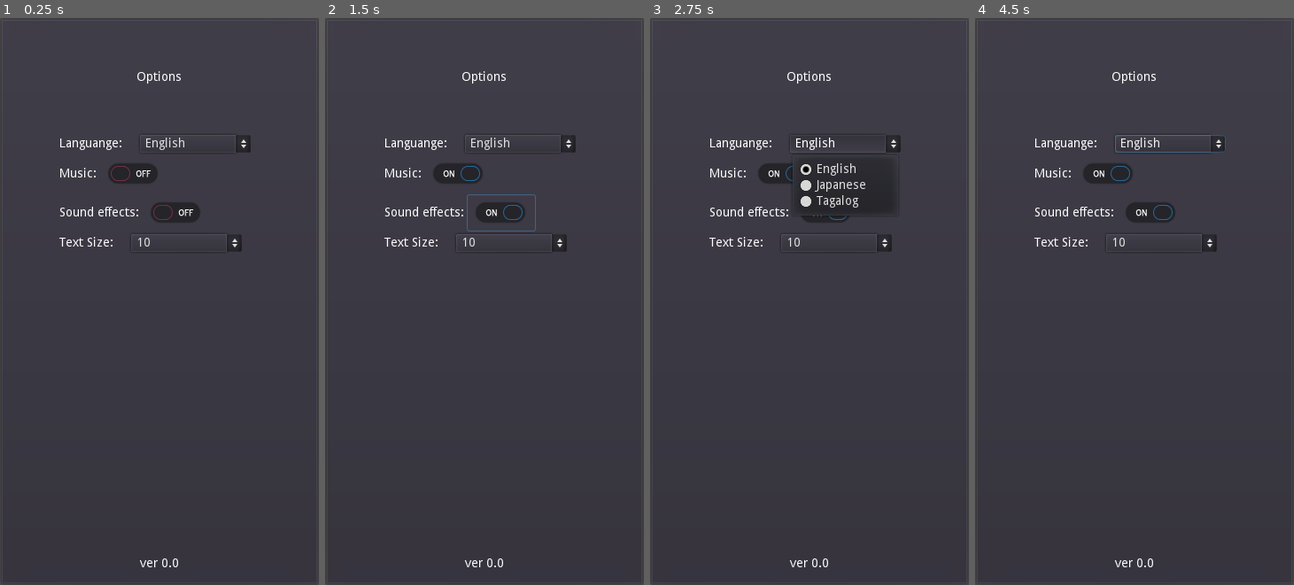
Above: before the commit, frames 1-4 (left to right).
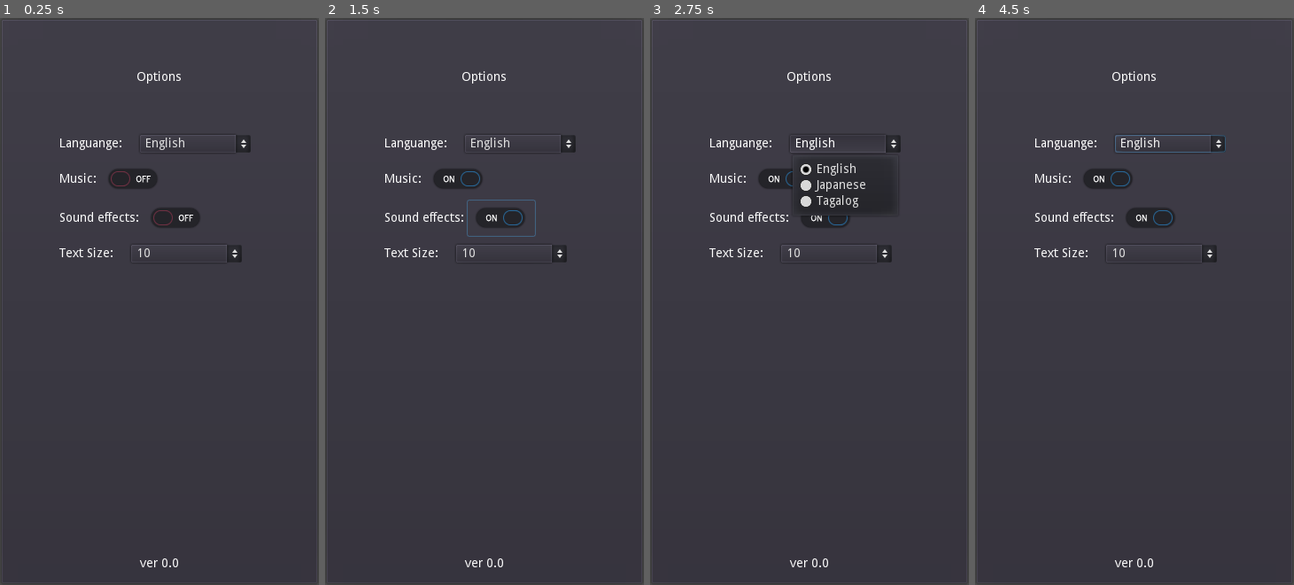
Above: after the commit, the same moments.

Repository: philipuriarte/A-Churchyard-of-Orphans
Game: Godot game, scene res://scenes/options_screen.tscn
Two runs of this game, one before a commit and one after it. Both use one fixed random seed, a clock stepped at 60 frames per second and the inputs below. This scene is started directly instead of the project's main scene.
Inputs (mouse positions are in pixels of both pictures, inside the frame that each line leads up to; where the layout moved, square brackets give the same spot in the first picture):
- Up to frame 1 (0.25 s): no input
- Up to frame 2 (1.5 s): click (458, 176) at 0.5 s; click (500, 216) [500, 210] at 1.25 s
- Up to frame 3 (2.75 s): click "English" at 2 s
- Up to frame 4 (4.5 s): click "10" at 2.75 s; click "English" at 3.5 s; click "10" at 4.25 s

The runs differ from the first frame. In frame 1, 1.3% of the frame differs, in the area x 18-76%, y 25-44%; in frame 2, 1.5%; in frame 3, 1.1%; in frame 4, 1.4%.

Commit message:
Add MusicContainer to contain Music and Sounds nodes

Diff:
--- a/scenes/options_screen.tscn
+++ b/scenes/options_screen.tscn
@@ -41,6 +41,7 @@
 margin_right = 326.0
 margin_bottom = 462.0
 size_flags_vertical = 3
+custom_constants/separation = 10
 
 [node name="Languange" type="HBoxContainer" parent="MarginContainer/MainCointainer/OptionsMargin/OptionsContainer"]
 margin_right = 276.0
@@ -62,42 +63,46 @@
 items = [ "English", null, false, 0, null, "Japanese", null, false, 1, null, "Tagalog", null, false, 2, null ]
 selected = 0
 
-[node name="Music" type="HBoxContainer" parent="MarginContainer/MainCointainer/OptionsMargin/OptionsContainer"]
-margin_top = 24.0
+[node name="Music&Sounds" type="VBoxContainer" parent="MarginContainer/MainCointainer/OptionsMargin/OptionsContainer"]
+margin_top = 30.0
 margin_right = 276.0
-margin_bottom = 64.0
+margin_bottom = 114.0
 
-[node name="MusicLabel" type="Label" parent="MarginContainer/MainCointainer/OptionsMargin/OptionsContainer/Music"]
+[node name="Music" type="HBoxContainer" parent="MarginContainer/MainCointainer/OptionsMargin/OptionsContainer/Music&Sounds"]
+margin_right = 276.0
+margin_bottom = 40.0
+
+[node name="MusicLabel" type="Label" parent="MarginContainer/MainCointainer/OptionsMargin/OptionsContainer/Music&Sounds/Music"]
 margin_top = 13.0
 margin_right = 42.0
 margin_bottom = 27.0
 text = "Music:"
 
-[node name="MusicButton" type="CheckButton" parent="MarginContainer/MainCointainer/OptionsMargin/OptionsContainer/Music"]
+[node name="MusicButton" type="CheckButton" parent="MarginContainer/MainCointainer/OptionsMargin/OptionsContainer/Music&Sounds/Music"]
 margin_left = 46.0
 margin_right = 122.0
 margin_bottom = 40.0
 
-[node name="Sounds" type="HBoxContainer" parent="MarginContainer/MainCointainer/OptionsMargin/OptionsContainer"]
-margin_top = 68.0
+[node name="Sounds" type="HBoxContainer" parent="MarginContainer/MainCointainer/OptionsMargin/OptionsContainer/Music&Sounds"]
+margin_top = 44.0
 margin_right = 276.0
-margin_bottom = 108.0
+margin_bottom = 84.0
 
-[node name="SoundsLabel" type="Label" parent="MarginContainer/MainCointainer/OptionsMargin/OptionsContainer/Sounds"]
+[node name="SoundsLabel" type="Label" parent="MarginContainer/MainCointainer/OptionsMargin/OptionsContainer/Music&Sounds/Sounds"]
 margin_top = 13.0
 margin_right = 90.0
 margin_bottom = 27.0
 text = "Sound effects:"
 
-[node name="SoundsButton" type="CheckButton" parent="MarginContainer/MainCointainer/OptionsMargin/OptionsContainer/Sounds"]
+[node name="SoundsButton" type="CheckButton" parent="MarginContainer/MainCointainer/OptionsMargin/OptionsContainer/Music&Sounds/Sounds"]
 margin_left = 94.0
 margin_right = 170.0
 margin_bottom = 40.0
 
 [node name="Text" type="HBoxContainer" parent="MarginContainer/MainCointainer/OptionsMargin/OptionsContainer"]
-margin_top = 112.0
+margin_top = 124.0
 margin_right = 276.0
-margin_bottom = 132.0
+margin_bottom = 144.0
 custom_constants/separation = 20
 
 [node name="TextLabel" type="Label" parent="MarginContainer/MainCointainer/OptionsMargin/OptionsContainer/Text"]
